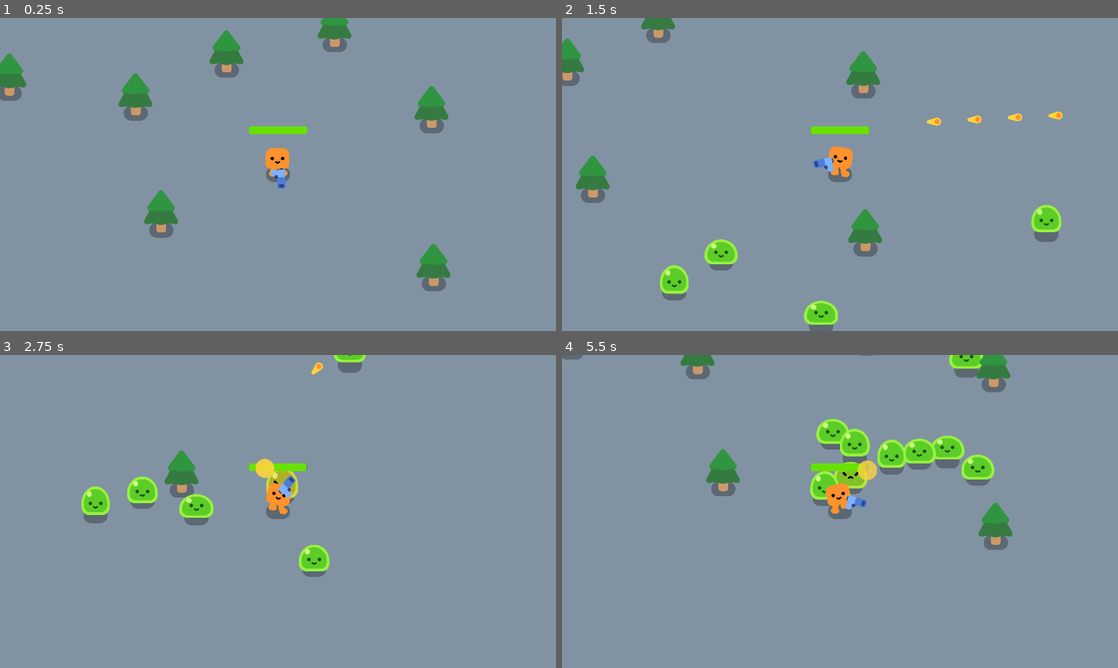
Above: before the commit, frames 1-4 (two rows, left to right).
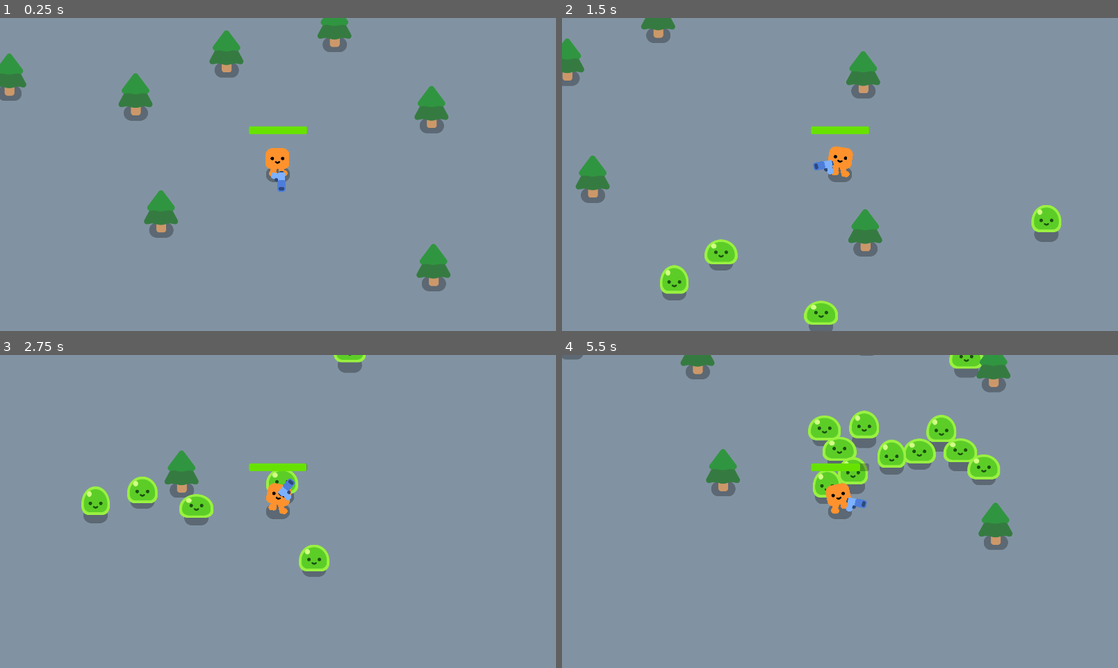
Above: after the commit, the same moments.

Repository: Technostalgic/csci4140-hw2
Game: Godot game, scene res://obj/levels/game.tscn
The game is run twice, just before and just after one commit, with the same random seed, the same clock (stepped at 60 frames per second) and the same inputs. Sound files missing from this copy of the repository are replaced by a short silence.
Inputs (mouse positions are in pixels of both pictures, inside the frame that each line leads up to):
- Up to frame 1 (0.25 s): no input
- Up to frame 2 (1.5 s): tap Enter at 0.5 s; move the mouse to (962, 158) at 0.52 s; press the mouse at (962, 158) at 0.53 s; hold D (move_right) 0.53-1.28 s; move the mouse to (728, 190) at 1.27 s; release the mouse at (728, 190) at 1.28 s; hold S (move_down) from 1.28 s (still down); click (728, 190) at 1.35 s
- Up to frame 3 (2.75 s): move the mouse to (333, 442) at 2.02 s; release S (move_down) at 2.03 s; press the mouse at (333, 442) at 2.03 s; hold D (move_right) from 2.03 s (still down)
- Up to frame 4 (5.5 s): move the mouse to (812, 574) at 2.77 s; release D (move_right) at 2.78 s; release the mouse at (812, 574) at 2.78 s; hold W (move_up) 2.78-3.53 s; click (812, 574) at 2.85 s; move the mouse to (1006, 558) at 3.52 s; press the mouse at (1006, 558) at 3.53 s; hold A (move_left) 3.53-5.03 s; move the mouse to (673, 464) at 4.27 s; release the mouse at (673, 464) at 4.28 s; click (673, 464) at 4.35 s; move the mouse to (867, 511) at 5.02 s; press the mouse at (867, 511) at 5.03 s; hold S (move_down) from 5.03 s (still down)

The runs differ from the first frame. In frame 1, less than 0.1% of the frame differs, in the area x 48-52%, y 48-56%; in frame 2, 0.3%; in frame 3, 0.5%; in frame 4, 3.2%, in the area x 44-79%, y 17-50%.

Commit message:
hero now use shotgun scene instead of handgun

Diff:
--- a/obj/actors/hero/hero.tscn
+++ b/obj/actors/hero/hero.tscn
@@ -4,7 +4,7 @@
 [ext_resource type="PackedScene" uid="uid://pbmyh1qru7p" path="res://obj/actors/hero/happy_boo_graphic.tscn" id="1_780bu"]
 [ext_resource type="AudioStream" uid="uid://dsnsfw3ykcnpn" path="res://content/sfx/test.wav" id="2_bdwod"]
 [ext_resource type="Texture2D" uid="uid://dk5b8a84a6n2h" path="res://content/gfx/ground_shadow.png" id="3_hsbtt"]
-[ext_resource type="PackedScene" uid="uid://dl8tiw1bpd1nt" path="res://obj/weapon/gun.tscn" id="3_t4k1q"]
+[ext_resource type="PackedScene" uid="uid://cwyjwkmbi18nf" path="res://obj/weapon/shotgun.tscn" id="5_bdwod"]
 
 [sub_resource type="CircleShape2D" id="CircleShape2D_i738u"]
 radius = 40.04997
@@ -19,12 +19,11 @@
 corner_radius_bottom_right = 5
 corner_radius_bottom_left = 5
 
-[node name="Hero" type="CharacterBody2D" unique_id=1506529082 node_paths=PackedStringArray("hurtbox", "health_bar", "gun", "happy_boo")]
+[node name="Hero" type="CharacterBody2D" unique_id=1506529082 node_paths=PackedStringArray("hurtbox", "health_bar", "happy_boo")]
 script = ExtResource("1_0cirb")
 death_sound = ExtResource("2_bdwod")
 hurtbox = NodePath("Hurtbox")
 health_bar = NodePath("Healthbar")
-gun = NodePath("Gun")
 happy_boo = NodePath("HappyBoo")
 
 [node name="HappyBoo" parent="." unique_id=1091727253 instance=ExtResource("1_780bu")]
@@ -47,8 +46,8 @@
 visible = false
 shape = SubResource("CircleShape2D_o3jbo")
 
-[node name="Gun" parent="." unique_id=628232303 instance=ExtResource("3_t4k1q")]
-position = Vector2(0, -42)
+[node name="Shotgun" parent="." unique_id=1448111750 instance=ExtResource("5_bdwod")]
+position = Vector2(0, -32)
 
 [node name="Healthbar" type="ProgressBar" parent="." unique_id=249806137]
 anchors_preset = -1
--- a/obj/weapon/gun.tscn
+++ b/obj/weapon/handgun.tscn
@@ -1,16 +1,17 @@
 [gd_scene format=3 uid="uid://dl8tiw1bpd1nt"]
 
-[ext_resource type="Script" uid="uid://dbfrov76ix7eg" path="res://src/weapon/handgun.gd" id="1_iqy54"]
-[ext_resource type="Texture2D" uid="uid://coon1w77o334i" path="res://content/gfx/pistol.png" id="1_kmld4"]
-[ext_resource type="PackedScene" uid="uid://bmo0auqbfad2o" path="res://obj/weapon/bullet.tscn" id="2_donny"]
-[ext_resource type="PackedScene" uid="uid://c1b2kbuq1if08" path="res://obj/effects/muzzle_flash.tscn" id="3_enm2i"]
+[ext_resource type="Script" uid="uid://dbfrov76ix7eg" path="res://src/weapon/handgun.gd" id="1_y6f8d"]
+[ext_resource type="PackedScene" uid="uid://bmo0auqbfad2o" path="res://obj/weapon/bullet.tscn" id="2_1f25g"]
+[ext_resource type="PackedScene" uid="uid://c1b2kbuq1if08" path="res://obj/effects/muzzle_flash.tscn" id="3_d62ca"]
+[ext_resource type="Texture2D" uid="uid://coon1w77o334i" path="res://content/gfx/pistol.png" id="4_ba1lw"]
 
 [node name="Gun" type="Node2D" unique_id=1969995768 node_paths=PackedStringArray("projectile_spawnpoint", "fire_timer")]
-script = ExtResource("1_iqy54")
+script = ExtResource("1_y6f8d")
 projectile_spawnpoint = NodePath("WeaponAnchor/Pistol/ProjectileSpawnpoint")
-projectile = ExtResource("2_donny")
-muzzle_flash = ExtResource("3_enm2i")
+projectile = ExtResource("2_1f25g")
+muzzle_flash = ExtResource("3_d62ca")
 fire_timer = NodePath("FireTimer")
+fire_rate = 0.1
 metadata/_custom_type_script = "uid://dbfrov76ix7eg"
 
 [node name="FireTimer" type="Timer" parent="." unique_id=466582412]
--- a/obj/weapon/shotgun.tscn
+++ b/obj/weapon/shotgun.tscn
@@ -3,9 +3,9 @@
 [ext_resource type="Script" uid="uid://dqrvq1m0j3d0d" path="res://src/weapon/gun.gd" id="1_qarfq"]
 [ext_resource type="Texture2D" uid="uid://coon1w77o334i" path="res://content/gfx/pistol.png" id="4_owrpd"]
 
-[node name="Shotgun" type="Node2D" unique_id=1448111750]
+[node name="Shotgun" type="Node2D" unique_id=1448111750 node_paths=PackedStringArray("fire_timer")]
 script = ExtResource("1_qarfq")
-active = null
+fire_timer = NodePath("FireTimer")
 metadata/_custom_type_script = "uid://dqrvq1m0j3d0d"
 
 [node name="FireTimer" type="Timer" parent="." unique_id=466582412]
--- a/src/actors/hero.gd
+++ b/src/actors/hero.gd
@@ -13,8 +13,6 @@
 @export var health: float = 100
 
 var kills: int = 0
-var idle_firerate: float = 0.05
-var moving_firerate: float = 0.2
 
 func _physics_process(delta: float) -> void:
 	# do nothing if dead
@@ -32,12 +30,6 @@
 	velocity = movement * movement_speed
 	move_and_slide()
 	handle_animation()
-
-	# handle firerate changing
-	if velocity.length_squared() > 1:
-		gun.fire_rate = moving_firerate
-	else:
-		gun.fire_rate = idle_firerate
 
 	# handle damage from mobs
 	var bodies = hurtbox.get_overlapping_bodies()
Not shown: 1 places in obj/weapon/handgun.tscn that only renumber resources
